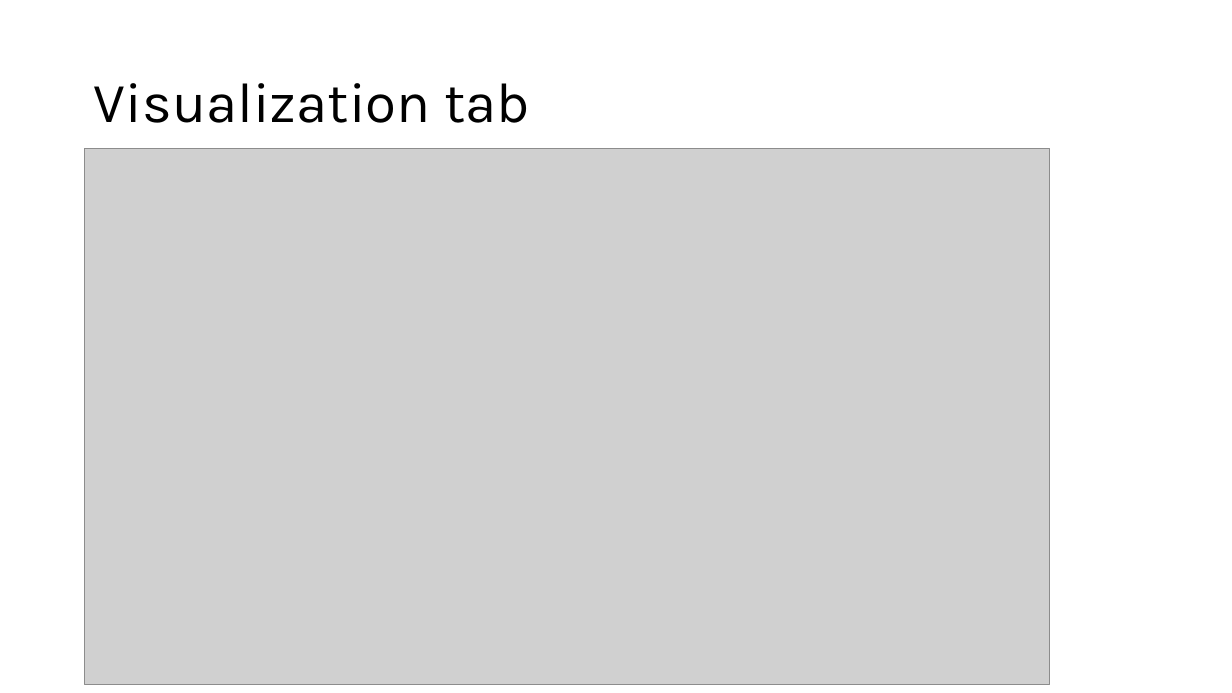
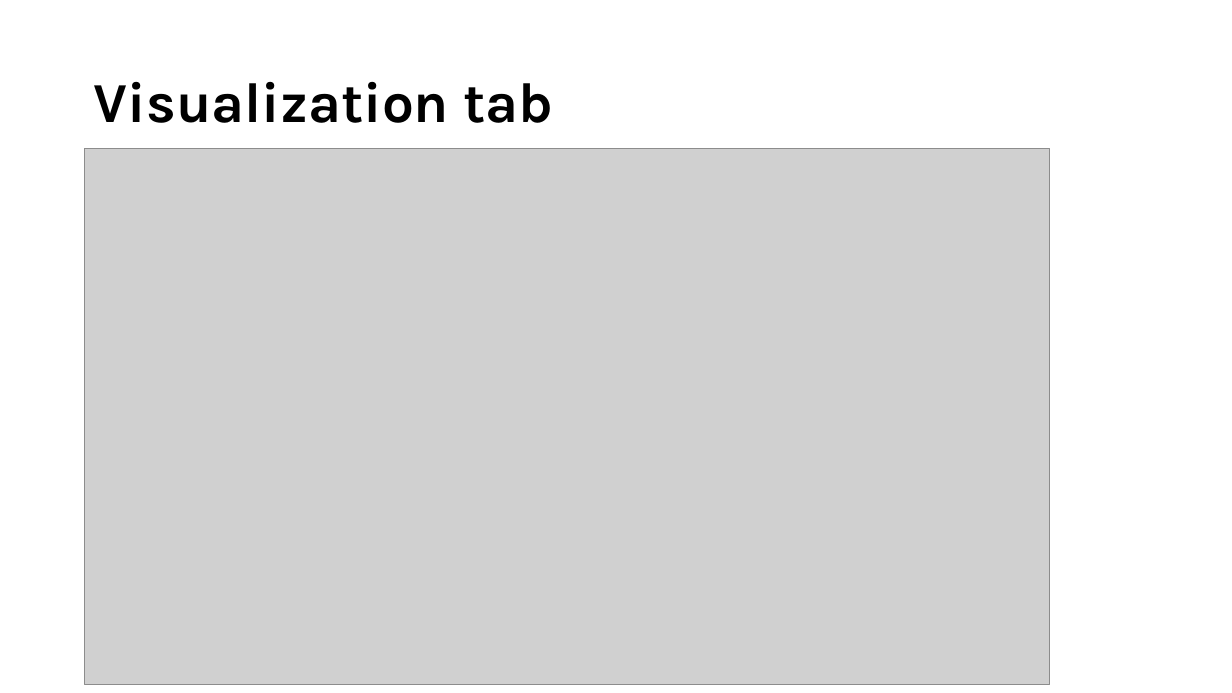
Before and after one commit to CathrineLind/shiny-CVD, a slide deck: slide 15 of Connecting non-data Literate Stakeholders to Data using R.pptx (slide 13 before the commit). Drawn at 1232x693 pixels with LibreOffice and Linux fonts; fonts in the diff are those of the drawing; grey boxes stand for pictures. Boxes give left, top, right and bottom in pixels: in the first picture for what was removed or moved away, otherwise in the second. Text is boxed around its words. In the diff, an @@ line names an element or a change of style, - is before the commit and + after.

```diff
--- a/Connecting non-data Literate Stakeholders to Data using R.pptx
+++ b/Connecting non-data Literate Stakeholders to Data using R.pptx
@@ title "Visualization tab" at bbox=[94, 82, 553, 123]: bold on @@
```
Also in this commit, not shown: 13 other slides changed, 3 slides added, 9 other files.
